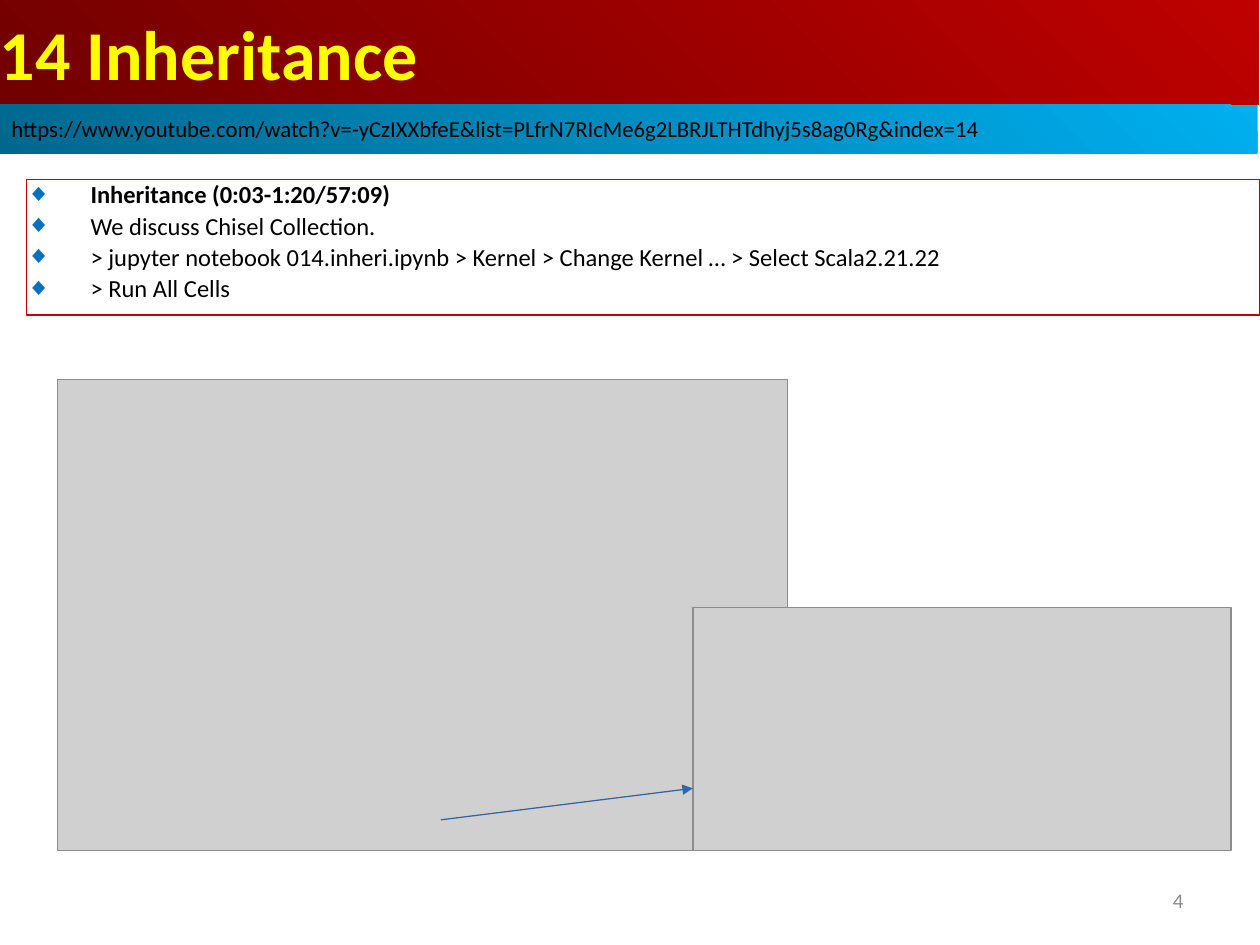
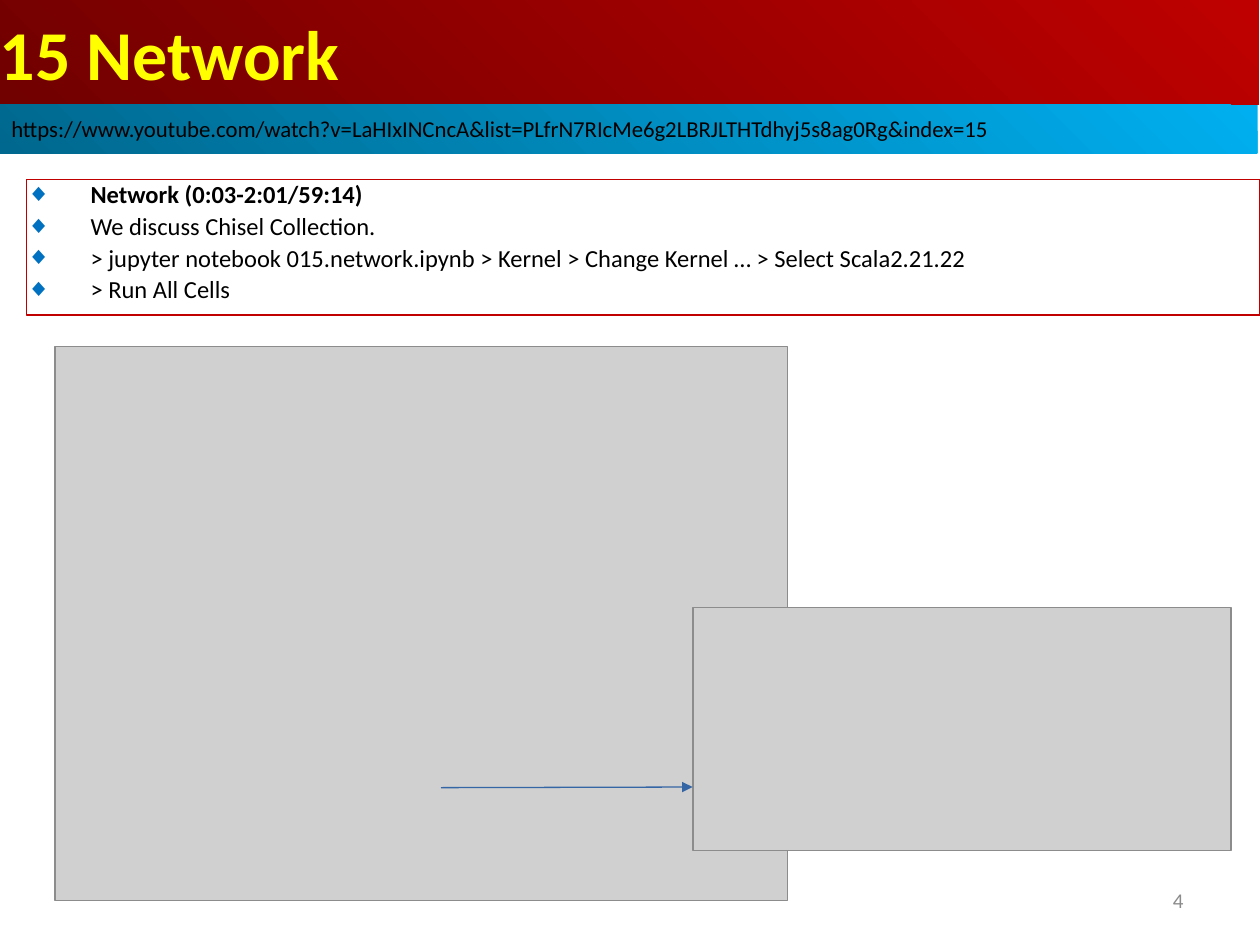
Before and after one commit to peterhchen/AIU_CS800_Chisel, a slide deck: slide 4 of 500_UCSC_HWD/015_Network/000_Video/015.Network.ppt. Drawn at 1260x945 pixels with LibreOffice and Linux fonts; fonts in the diff are those of the drawing; grey boxes stand for pictures. Boxes give left, top, right and bottom in pixels: in the first picture for what was removed or moved away, otherwise in the second. Text is boxed around its words. In the diff, an @@ line names an element or a change of style, - is before the commit and + after.

```diff
--- a/500_UCSC_HWD/015_Network/000_Video/015.Network.ppt
+++ b/500_UCSC_HWD/015_Network/000_Video/015.Network.ppt
@@ text in rectangle at <box>0,31,339,81</box>: text changed @@
-14 Inheritance
+15 Network
@@ text in rectangle at <box>11,118,987,144</box>: text changed @@
-https://www.youtube.com/watch?v=-yCzIXXbfeE&list=PLfrN7RIcMe6g2LBRJLTHTdhyj5s8ag0Rg&index=14
+https://www.youtube.com/watch?v=LaHIxINCncA&list=PLfrN7RIcMe6g2LBRJLTHTdhyj5s8ag0Rg&index=15
@@ text in rectangle at <box>91,185,363,207</box>: text changed @@
-◆ Inheritance (0:03-1:20/57:09)
+◆ Network (0:03-2:01/59:14)
@@ text in rectangle at <box>108,250,965,272</box>: text changed @@
-◆ > jupyter notebook 014.inheri.ipynb > Kernel > Change Kernel … > Select Scala2.21.22
+◆ > jupyter notebook 015.network.ipynb > Kernel > Change Kernel … > Select Scala2.21.22
@@ picture: place and size @@
-picture at <box>58,379,788,850</box>
+picture at <box>55,346,788,901</box>
@@ arrow moved from (441, 820) - (693, 789) to (441, 788) - (693, 788) @@
```
Also in this commit, not shown: 7 other slides changed, 2 slides added, 36 slides removed.
